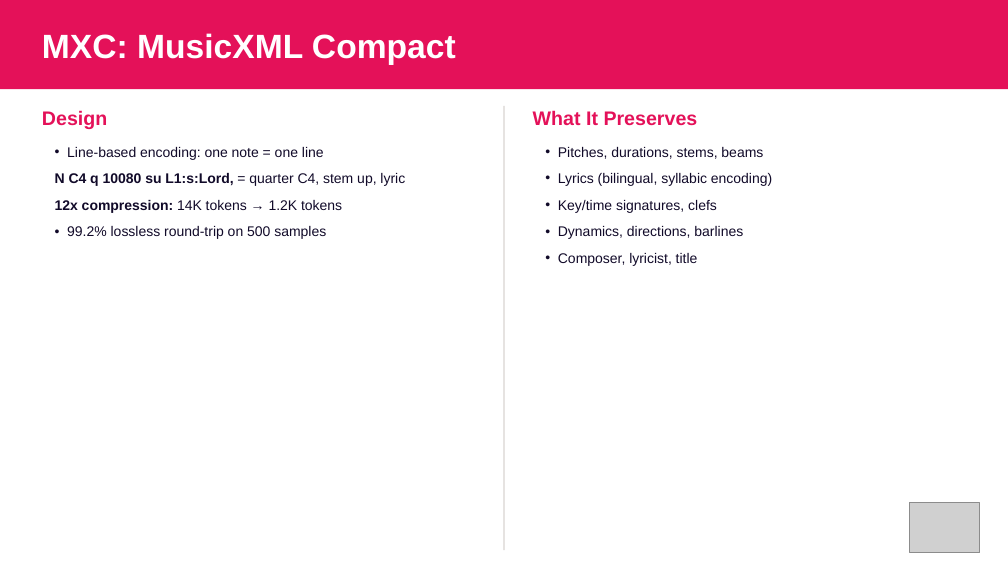
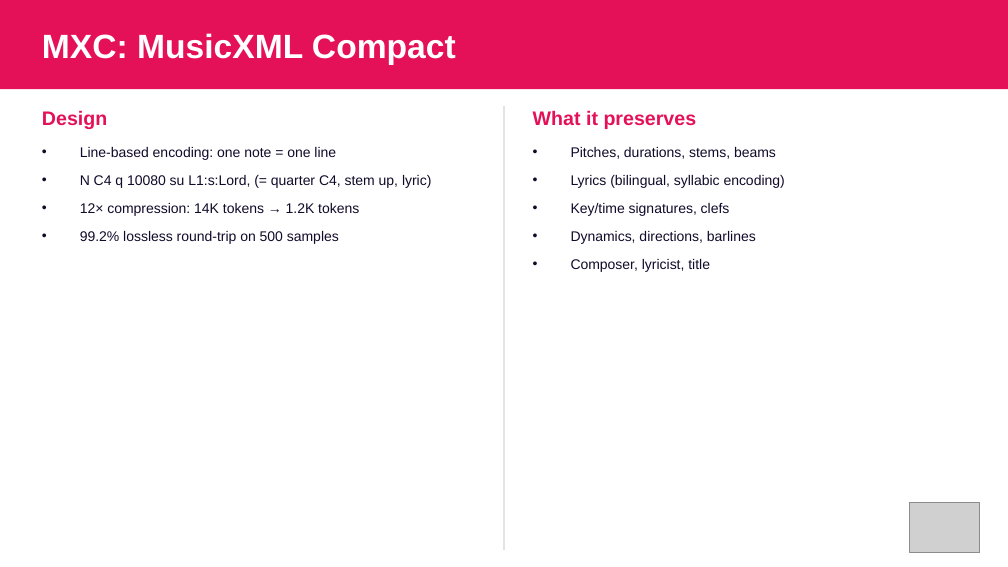
Before and after one commit to kungfuai/CVlization, a slide deck: slide 5 of examples/perception/optical_music_recognition/slides-omr-mxc/omr-mxc-results.pptx (slide 12 before the commit). Drawn at 1008x567 pixels with LibreOffice and Linux fonts; fonts in the diff are those of the drawing; grey boxes stand for pictures. Boxes give left, top, right and bottom in pixels: in the first picture for what was removed or moved away, otherwise in the second. Text is boxed around its words. In the diff, an @@ line names an element or a change of style, - is before the commit and + after.

```diff
--- a/examples/perception/optical_music_recognition/slides-omr-mxc/omr-mxc-results.pptx
+++ b/examples/perception/optical_music_recognition/slides-omr-mxc/omr-mxc-results.pptx
@@ text at box(533, 110, 697, 129): text changed @@
-What It Preserves
+What it preserves
@@ text at box(80, 147, 339, 244): indent changed; more space between paragraphs @@
@@ text "Pitches, durations, stems, beams" at box(571, 147, 785, 272): indent changed; more space between paragraphs @@
@@ text at box(80, 175, 431, 216): text changed @@
-• N C4 q 10080 su L1:s:Lord, = quarter C4, stem up, lyric
-• 12x compression: 14K tokens → 1.2K tokens
+• N C4 q 10080 su L1:s:Lord, (= quarter C4, stem up, lyric)
+• 12× compression: 14K tokens → 1.2K tokens
```
Also in this commit, not shown: 8 other slides changed, 7 slides removed, 31 other files.
